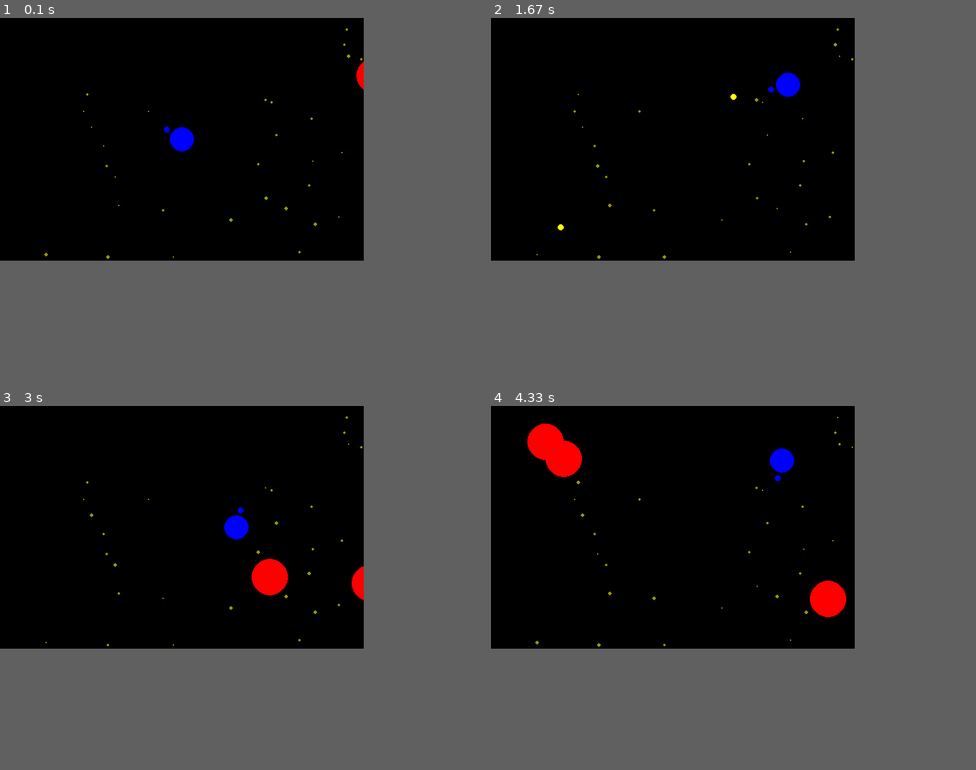
Above: before the commit, frames 1-4 (two rows, left to right).
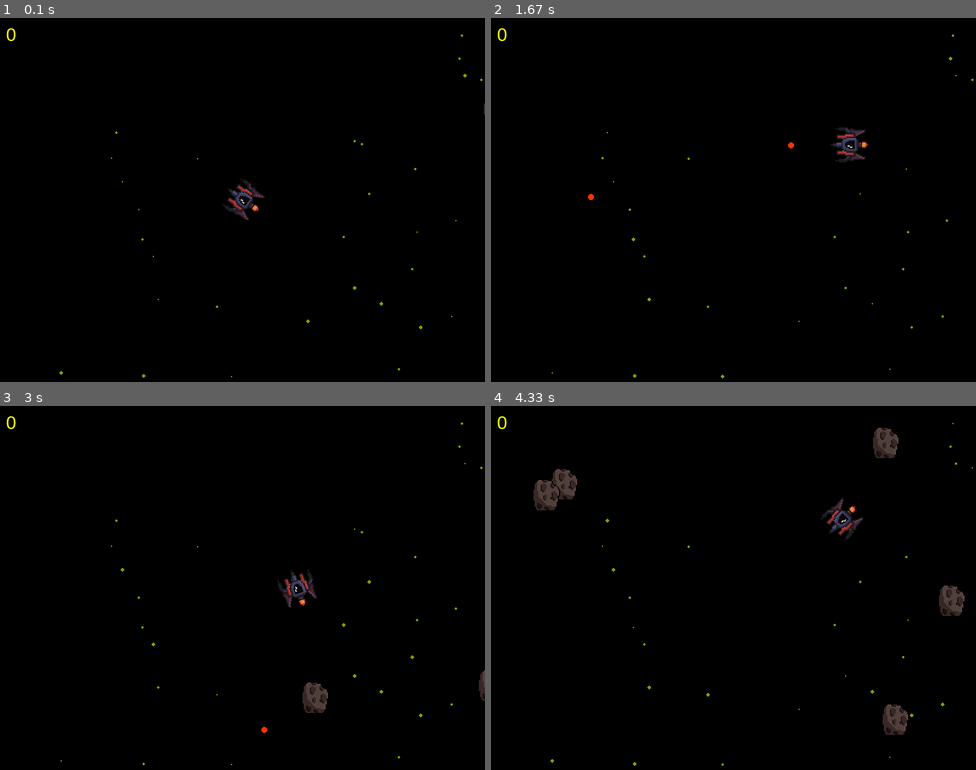
Above: after the commit, the same moments.

Repository: CacheMakers/pygame
Game: pygame game, started from shooter/main.py
The game is run twice, just before and just after one commit, with the same random seed, the same clock (stepped at 60 frames per second) and the same inputs.
Inputs (mouse positions are in pixels of both pictures, inside the frame that each line leads up to):
- Up to frame 1 (0.1 s): no input
- Up to frame 2 (1.67 s): hold Right 0.33-0.8 s; move the mouse to (714, 214) at 0.37 s; click (733, 221) at 0.88 s; hold Up 1.17-1.47 s; click (617, 203) at 1.25 s; hold Right from 1.5 s (still down); click (583, 145) at 1.58 s
- Up to frame 3 (3 s): release Right at 1.97 s; hold Left 2-2.53 s; click (315, 460) at 2.08 s; hold Down 2.57-2.87 s; click (300, 620) at 2.65 s; hold Left from 2.9 s (still down); click (252, 464) at 2.98 s
- Up to frame 4 (4.33 s): release Left at 3.3 s; hold Up 3.33-3.7 s; click (558, 577) at 3.42 s; hold Right from 3.73 s (still down); click (738, 624) at 3.82 s
In our replay, the window is 600x400 before the commit and 800x600 after it. These sizes can differ from the game's own. Grey fills any space a smaller window leaves; there, only what the larger window draws over its background counts as a difference.

The runs differ from the first frame. In frame 1, 0.9% of the frame differs, in the area x 1-100%, y 2-99%; in frame 2, 0.9%; in frame 3, 2.0%; in frame 4, 4.1%.

Commit message:
finished project

Diff:
--- /dev/null
+++ b/shooter/helper.py
@@ -0,0 +1,18 @@
+import math
+import pygame
+
+def rotate_texture(texture,angle,position):
+    h = texture.get_rect().height//2
+    w = texture.get_rect().width//2
+    r = math.sqrt((w/2)**2 + (h/2)**2)
+    a = math.radians(math.degrees(angle)%90)
+    hn = h*math.sin(a)+w*math.cos(a)
+    wn = h*math.cos(a)+h*math.sin(a)
+    rn = math.sqrt(hn**2+wn**2)
+    return pygame.transform.rotate(texture,math.degrees(angle)+180),(position[0]-(wn-w),position[1]-(hn-h))
+
+def dist(x1,y1,x2,y2):
+    answ = math.sqrt((x1-x2)**2+(y1-y2)**2)
+    if answ == 0:
+        print("problem")
+    return answ
--- a/shooter/main.py
+++ b/shooter/main.py
@@ -1,18 +1,13 @@
 import pygame
 from math import sqrt
-from math import sin, cos
+from math import sin, cos, atan2,degrees
 from random import randint
-
-def dist(x1,y1,x2,y2):
-    answ = sqrt((x1-x2)**2+(y1-y2)**2)
-    if answ == 0:
-        print("problem")
-    return answ
+from helper import dist, rotate_texture
 
 # These variables store the size of our window. Refer to them
 # as often as possible, rather than just using the values
-WIDE = 600
-HIGH = 400
+WIDE = 800
+HIGH = 600
 
 # starts everything up, creates our screen (window)
 pygame.init()
@@ -47,6 +42,10 @@
 stars = []
 for i in range(30):
     stars.append([randint(0,WIDE),randint(0,HIGH)])
+
+# textures
+target_tex = pygame.image.load("asset/meteor.png")
+ship_tex = pygame.image.load("asset/ship.png")
 
 running = True
 # this loop runs until the game exits
@@ -122,7 +121,7 @@
         hit = False
         alive_bullets = []
         for bullet in bullets:
-            if dist(bullet[0],bullet[1],target[0],target[1]) <= 30:
+            if dist(bullet[0],bullet[1],target[0],target[1]) <= 32:
                 hit = True
                 score += 1
             else:
@@ -130,7 +129,7 @@
         bullets = alive_bullets
         if -50 <= target[0] <= WIDE+50 and -50 <= target[1] <= HIGH+50 and not hit:
             alive_targets.append(target)
-        if dist(target[0],target[1],player_x,player_y) <= 50:
+        if dist(target[0],target[1],player_x,player_y) <= 64:
             dead = True
     targets = alive_targets
 
@@ -140,11 +139,11 @@
         for star in stars:
             pygame.draw.circle(screen, (150,150,0), (star[0],star[1]),randint(1,3))
         for bullet in bullets:
-            pygame.draw.circle(screen, (255,255,0), (bullet[0],bullet[1]),5)
+            pygame.draw.circle(screen, (255,50,0), (bullet[0],bullet[1]),5)
         for target in targets:
-            pygame.draw.circle(screen, (255,0,0), (target[0],target[1]),30)
-        pygame.draw.circle(screen, (0,0,255), (player_x,player_y), 20)
-        pygame.draw.circle(screen, (0,0,255), (player_x+aim_x,player_y+aim_y), 5)
+            screen.blit(target_tex,(target[0]-32,target[1]-32))
+        screen.blit(*rotate_texture(ship_tex,atan2(aim_x,aim_y),(player_x-32,player_y-32)))
+        screen.blit(font.render(str(score), True, (255,255,0)),(10,10))
     else:
         screen.blit(font.render("You are dead!", True, (255,255,0)),(150,150))
         screen.blit(font.render("Your score: "+str(score), True, (255,255,0)),(150,190))
Binary file added: shooter/asset/meteor.png
Binary file added: shooter/asset/ship.png
